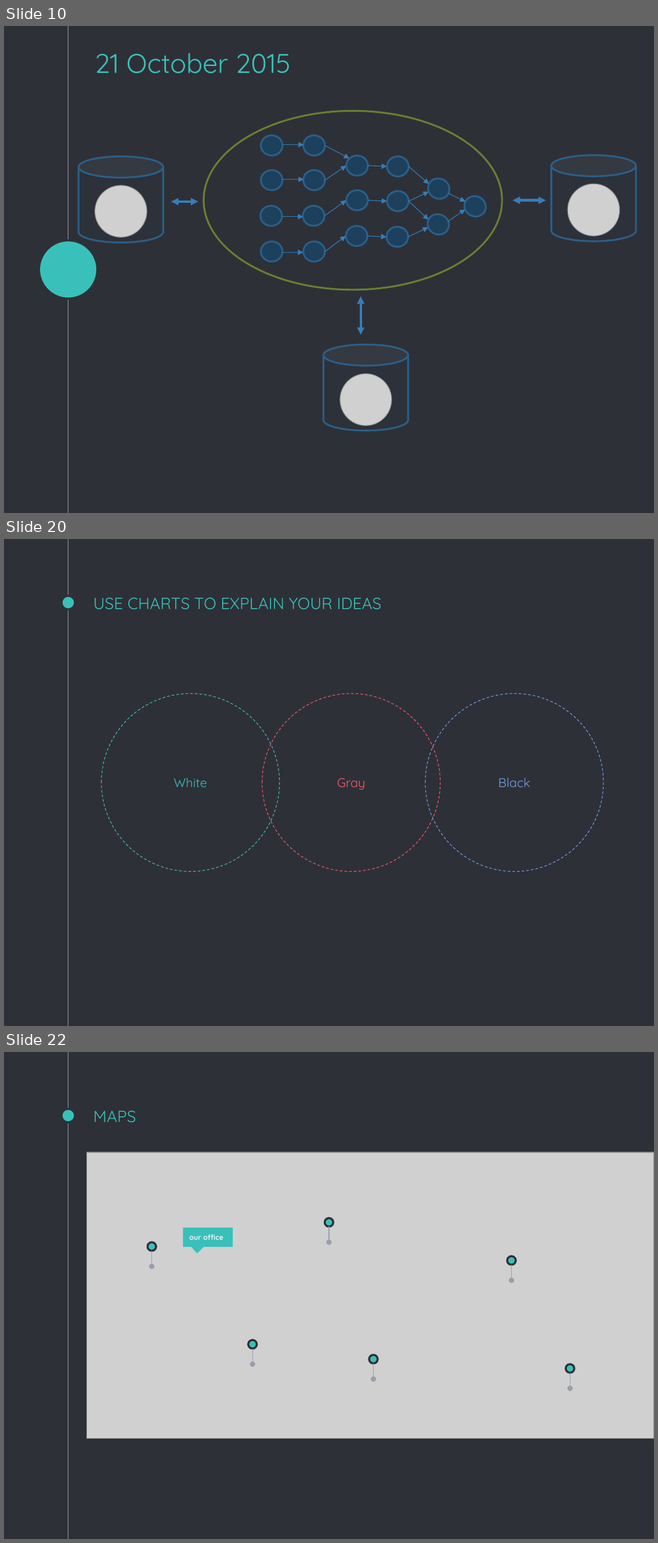
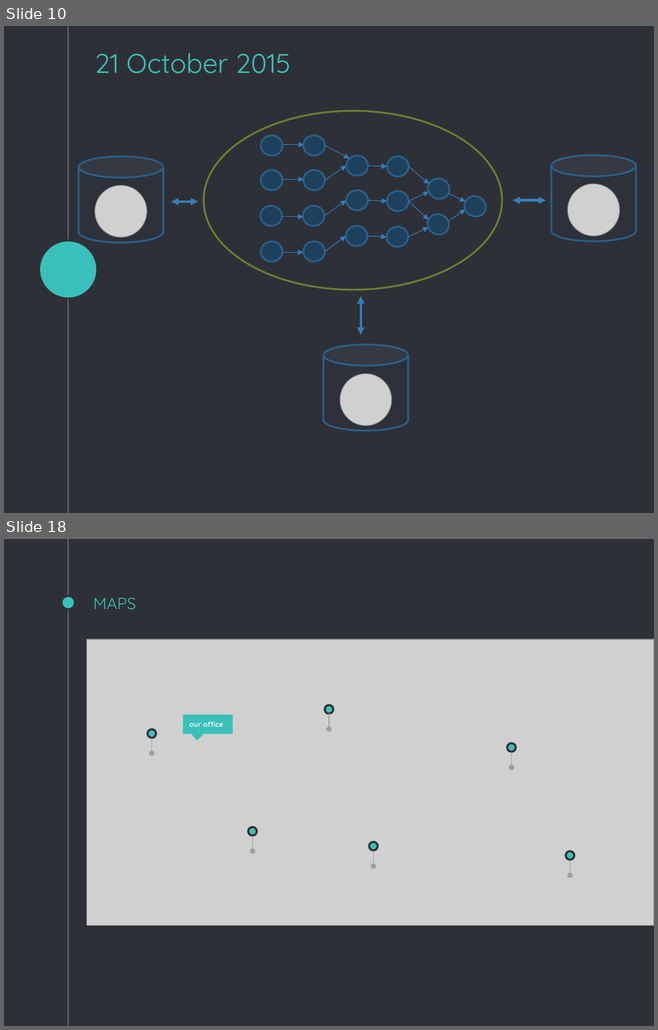
Before and after one commit to vaibhav90/Reading_Exam, a slide deck: Presentation/Eleanor.pptx. Shown one above the other, each under a label of ours: slides 10, 20 and 22 before the commit, slides 10 and 18 after it; the slides between them are not shown. The pictures are 658x1543 and 658x1030 pixels, drawn with LibreOffice and Linux fonts; fonts in the diff are those of the drawing; grey boxes stand for pictures. Boxes give left, top, right and bottom in pixels: in the first picture for what was removed or moved away, otherwise in the second. Text is boxed around its words. In the diff, an @@ line names an element or a change of style, - is before the commit and + after.

```diff
--- a/Presentation/Eleanor.pptx
+++ b/Presentation/Eleanor.pptx
@@ slide 20 removed at box(4, 539, 654, 1026), background #2E3037; not listed: 2 template elements that a slide beside it also shows @@
@@ title removed at box(93, 598, 382, 609) @@
-USE CHARTS TO EXPLAIN YOUR IDEAS
@@ ellipse removed at box(101, 694, 280, 871) @@
-White
@@ ellipse removed at box(262, 694, 440, 871) @@
-Gray
@@ ellipse removed at box(425, 694, 603, 871) @@
-Black
@@ what was slide 22 is now slide 18 @@
```
Also in this commit, not shown: 1 slide changed, 7 slides added, 18 other slides removed.
